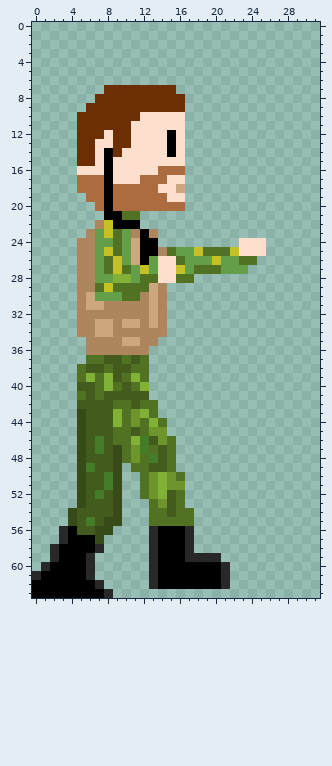
A pixel-art sprite gets an edit: Character/walk/walk_4.png. Above, as it was before the edit.
The file is 32x64 pixels. Pixels under 10% opacity are left out. Colours within 5 levels of each other are drawn and written as one. The old version is drawn lined up with the new one.
The result:
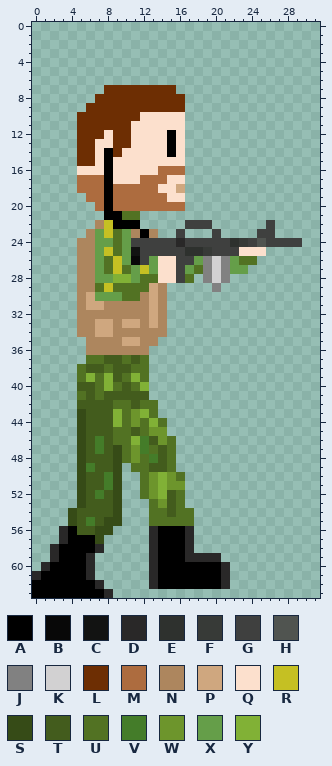
Palette (. is transparent): A #000000  B #080808  C #121312  D #292828  E #2e312e  F #373a37  G #3f403f  H #505450  J #818181  K #d2d1d2  L #6d2e03  M #ad6c3f  N #ad865e  P #cfa77f  Q #fce0cd  R #c5c023  S #364b17  T #435c1d  U #527223  V #447c29  W #6d952c  X #659e49  Y #81b136
Diff:
whole drawing moved by -4,+0 (the old picture is shown already moved)
Colour P becomes colour B in row 26 at x 11.
Colour P becomes colour C in row 25 at x 11.
The author put colour D in row 24 at x 16.
The author put colour E in row 24 at x 22.
Colour R becomes colour E in row 25 at x 18.
Colour X becomes colour E in row 25 at x 17.
Colour Q becomes colour F in row 24 at x 23.
Colour U becomes colour F in row 25 at x 19.
The author put colour G in row 22 at x 17 to 19 and 26; in row 23 at x 16, 20 and 25 to 26; in row 24 at x 14 to 15, 17 to 21 and 26 to 29.
Colour A becomes colour G in rows 24 to 25 at x 12 to 13; in row 26 at x 12.
Colour N becomes colour G in row 25 at x 14.
Colour P becomes colour G in row 24 at x 11.
Colour Q becomes colour G in row 24 at x 24.
Colour R becomes colour G in row 25 at x 22; in row 27 at x 16.
Colour U becomes colour G in row 25 at x 15 and 20 to 21; in row 26 at x 16; in row 28 at x 16.
Colour X becomes colour G in row 25 at x 16; in row 26 at x 17.
Colour Q becomes colour H in row 24 at x 25.
The author put colour J in row 28 at x 19 and 21; in row 29 at x 20.
Colour U becomes colour J in row 27 at x 19.
Colour X becomes colour J in row 26 at x 19 and 21; in row 27 at x 21.
The author put colour K in row 28 at x 20.
Colour R becomes colour K in row 26 at x 20.
Colour U becomes colour K in row 27 at x 20.
Boxes around the changes in both pictures, in picture pixels (x1, y1, x2, y2):
changed: (131, 220, 302, 292)
